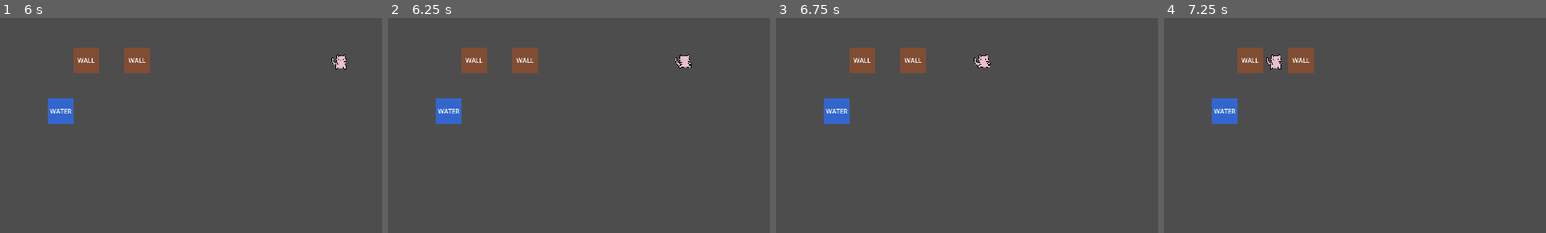
Above: before the commit, frames 1-4 (left to right).
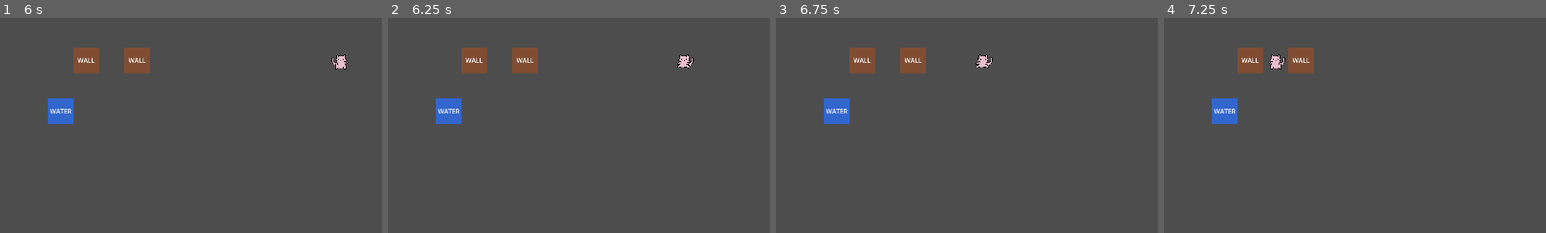
Above: after the commit, the same moments.

Repository: Lem0naise/damaskus
Game: Godot game, scene res://main_menu.tscn
Two runs of this game, one before a commit and one after it. Both use one fixed random seed, a clock stepped at 60 frames per second and the inputs below.
Inputs:
- Up to frame 1 (6 s): click "START" at 0.5 s; click "START" at 1.25 s; click "OPTIONS (non existent)" at 2 s; tap Enter at 2.75, 5.75 s; hold Right (ui_right) 2.78-3.53 s; hold Down (ui_down) 3.53-4.28 s; tap Space at 4.25 s; hold Right (ui_right) 4.28-5.03 s; hold Up (ui_up) 5.03-5.78 s; hold Left (ui_left) from 5.78 s (still down)
- Up to frame 2 (6.25 s): keep holding Left (ui_left)
- Up to frame 3 (6.75 s): keep holding Left (ui_left)
- Up to frame 4 (7.25 s): keep holding Left (ui_left)
The pictures show only the part of the screen within x 20-70%, y 16-66%; the shares and areas given below are measured in that part.

Frame 1 is identical in both runs. In frame 2, 0.1% of the frame differs, in the area x 75-80%, y 16-24%; in frame 3, 0.1%; in frame 4, 0.1%.

Commit message:
Add sprite flipping for horizontal movement in Player script

Diff:
--- a/scripts/entities/Player.gd
+++ b/scripts/entities/Player.gd
@@ -124,6 +124,13 @@
 		grid_position = target_grid_pos
 		is_moving = true
 		set_sprite_texture(texture_walking)
+
+		# Flip sprite horizontally based on left/right movement
+		if direction == Vector2i.LEFT:
+			sprite.flip_h = true
+		elif direction == Vector2i.RIGHT:
+			sprite.flip_h = false
+
 		move_cooldown = HELD_KEY_DELAY  # Set cooldown for next move
 
 func can_move_to(target_pos: Vector2i) -> bool:
